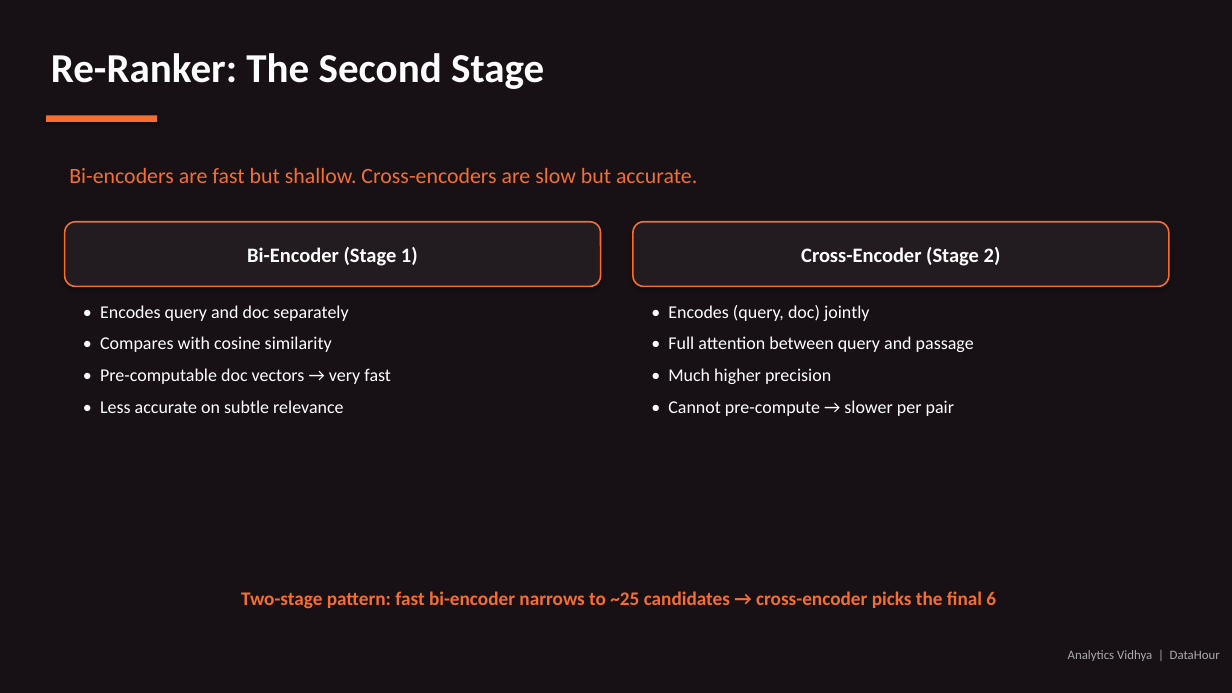
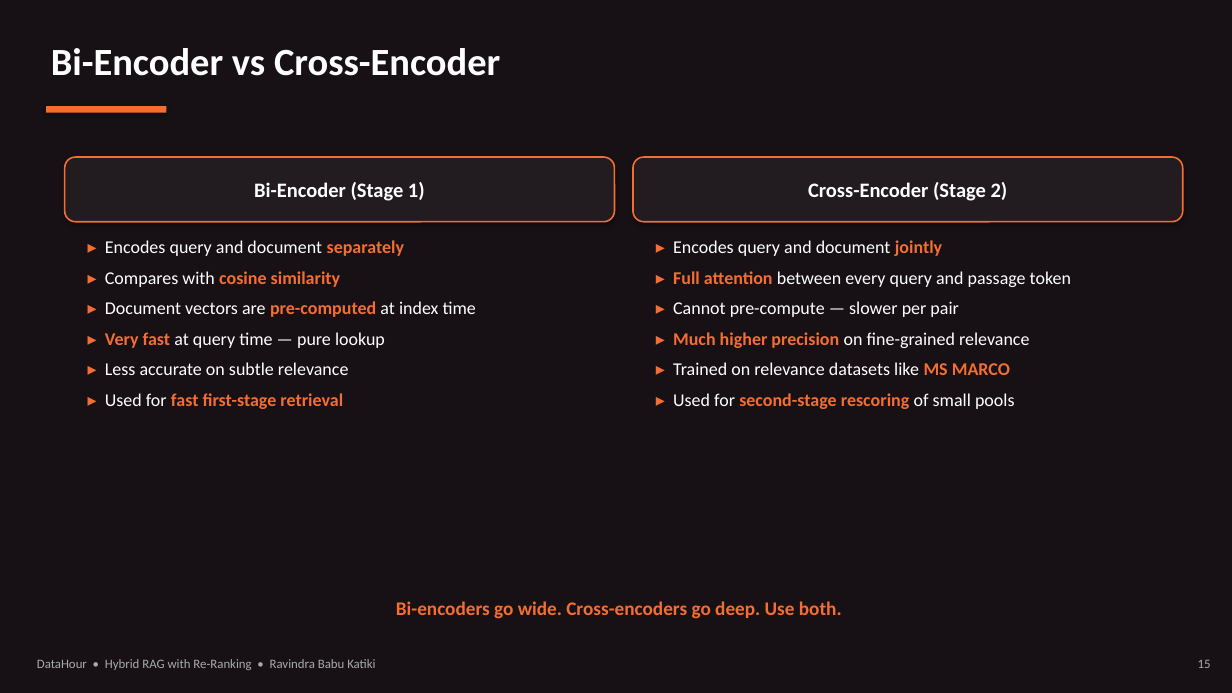
Before and after one commit to sunrise197605/Datahour_HybridRAG, a slide deck: slide 15 of DataHour_HybridRAG.pptx (slide 9 before the commit). Drawn at 1232x693 pixels with LibreOffice and Linux fonts; fonts in the diff are those of the drawing. Boxes give left, top, right and bottom in pixels: in the first picture for what was removed or moved away, otherwise in the second. Text is boxed around its words. In the diff, an @@ line names an element or a change of style, - is before the commit and + after.

Commit message:
Add class docstrings, self-contained demo notebook, and updated deck
Narrative 100-word docstrings on critical classes (HybridRAG,
DenseIndex, BM25Index, CrossEncoderReranker, LLMGenerator,
MistralChat) and key functions (reciprocal_rank_fusion,
build_prompt, CSFS/MRR/HitRate metrics). Ship a self-contained
Plan B notebook with both clean and pre-executed variants, and
the revised DataHour deck with Analytics Vidhya title art and
Vriksha logo.

```diff
--- a/DataHour_HybridRAG.pptx
+++ b/DataHour_HybridRAG.pptx
@@ text at [51, 48, 500, 76]: text changed; size 32 to 30 pt @@
-Re-Ranker: The Second Stage
+Bi-Encoder vs Cross-Encoder
@@ rectangle: place and size @@
-rectangle at [46, 116, 157, 122]
+rectangle at [46, 106, 166, 113]
@@ rounded rectangle "Bi-Encoder (Stage 1)": place and size @@
-rounded rectangle "Bi-Encoder (Stage 1)" at [65, 222, 601, 287]
+rounded rectangle "Bi-Encoder (Stage 1)" at [65, 157, 615, 222]
@@ text removed at [69, 168, 697, 183] @@
-Bi-encoders are fast but shallow. Cross-encoders are slow but accurate.
@@ rounded rectangle "Cross-Encoder (Stage 2)": place and size @@
-rounded rectangle "Cross-Encoder (Stage 2)" at [633, 222, 1169, 287]
+rounded rectangle "Cross-Encoder (Stage 2)" at [633, 157, 1183, 222]
@@ text at [105, 240, 476, 409]: text changed @@
-• Encodes query and doc separately
-• Compares with cosine similarity
-• Pre-computable doc vectors → very fast
-• Less accurate on subtle relevance
+▸ Encodes query and document separately
+▸ Compares with cosine similarity
+▸ Document vectors are pre-computed at index time
+▸ Very fast at query time — pure lookup
+▸ Less accurate on subtle relevance
+▸ Used for fast first-stage retrieval
@@ text at [673, 240, 1071, 409]: text changed @@
-• Encodes (query, doc) jointly
-• Full attention between query and passage
-• Much higher precision
-• Cannot pre-compute → slower per pair
+▸ Encodes query and document jointly
+▸ Full attention between every query and passage token
+▸ Cannot pre-compute — slower per pair
+▸ Much higher precision on fine-grained relevance
+▸ Trained on relevance datasets like MS MARCO
+▸ Used for second-stage rescoring of small pools
@@ text added at [396, 601, 842, 619], 15 pt, text #F46E32, bold @@
+Bi-encoders go wide. Cross-encoders go deep. Use both.
@@ text at [37, 659, 375, 670]: text changed; size 15 to 10 pt; text colour #F46E32 to #AAAAAA; bold off @@
-Two-stage pattern: fast bi-encoder narrows to ~25 candidates → cross-encoder picks the final 6
+DataHour • Hybrid RAG with Re-Ranking • Ravindra Babu Katiki
@@ text at [1198, 660, 1211, 668]: text changed @@
-Analytics Vidhya | DataHour
+15
```
Also in this commit, not shown: 14 other slides changed, 16 slides added, 6 slides removed, 14 other files.
